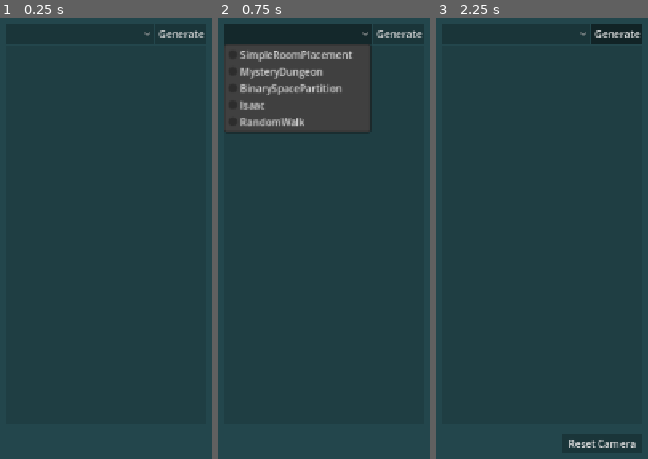
Above: before the commit, frames 1-3 (left to right).
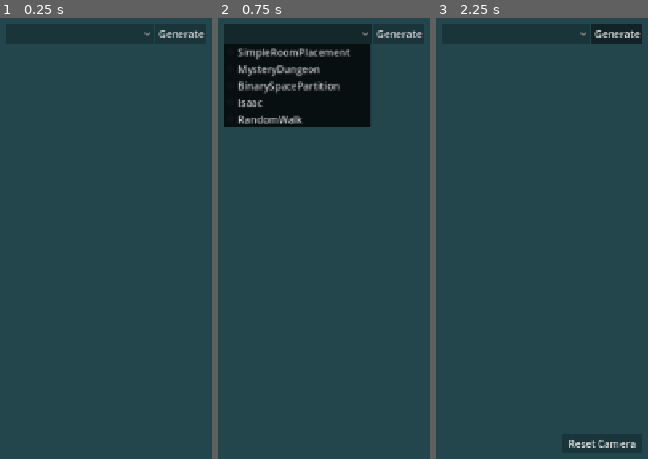
Above: after the commit, the same moments.

Repository: turboshook/ProGenViz
Game: Godot game, scene res://main.tscn
Same seed, same stepped clock (60 frames per second), same inputs: the game is played once before the commit and once after it.
Inputs (mouse positions are in pixels of both pictures, inside the frame that each line leads up to):
- Up to frame 1 (0.25 s): no input
- Up to frame 2 (0.75 s): click (298, 35) at 0.5 s
- Up to frame 3 (2.25 s): click "Generate" at 1.25 s; tap Enter at 2 s; hold D (input_right) from 2.03 s (still down)

The runs differ from the first frame. In frame 2, 13% of the frame differs, in the area x 2-73%, y 5-27%; in frame 3, less than 0.1%.

Commit message:
ui rework

Diff:
--- a/utils/generator_parameter_interface/generator_parameter_interface.gd
+++ b/utils/generator_parameter_interface/generator_parameter_interface.gd
@@ -1,7 +1,7 @@
 extends Control
 class_name GeneratorParameterInterface
 
-@onready var parameter_category_container: VBoxContainer = $PanelContainer/MarginContainer/ParameterCategoryContainer
+@onready var parameter_category_container: VBoxContainer = $ScrollContainer/MarginContainer/ParameterCategoryContainer
 
 var _parameter_callback_store: Dictionary = {}
 
@@ -11,23 +11,28 @@
 	_parameter_callback_store = {}
 
 	for category: GeneratorParameterCategory in param_table.categories:
-		var parameter_container: VBoxContainer = _create_parameter_container(category.name)
-		parameter_category_container.add_child(parameter_container)
+		var category_container: FoldableContainer = _create_category_container(category.name)
+		parameter_category_container.add_child(category_container)
 		for parameter: GeneratorParameterDefinition in category.parameters:
 			if parameter is GeneratorIntParameter:
-				parameter_container.add_child(_create_int_control(parameter))
+				var int_parameter: HBoxContainer = _create_int_control(parameter)
+				category_container.get_child(0).add_child(int_parameter)
 			elif parameter is GeneratorFloatParameter:
-				parameter_container.add_child(_create_float_control(parameter))
+				var float_parameter: HBoxContainer = _create_float_control(parameter)
+				category_container.get_child(0).add_child(float_parameter)
 			elif parameter is GeneratorVector2iParameter:
-				parameter_container.add_child(_create_vector2i_control(parameter))
+				var vector_parameter: VBoxContainer = _create_vector2i_control(parameter)
+				category_container.get_child(0).add_child(vector_parameter)
 
-func _create_parameter_container(category_name: String) -> VBoxContainer:
+func _create_category_container(category_name: String) -> FoldableContainer:
+	var category_container: FoldableContainer = FoldableContainer.new()
 	var parameter_container: VBoxContainer = VBoxContainer.new()
+	category_container.add_child(parameter_container)
 	parameter_container.add_theme_constant_override("separation", 0)
-	var category_label: Label = Label.new()
-	category_label.text = category_name
-	parameter_container.add_child(category_label)
-	return parameter_container
+	category_container.title = category_name
+	category_container.fold()
+	# TODO look into using a foldable group?
+	return category_container
 
 func _create_int_control(parameter: GeneratorIntParameter) -> HBoxContainer:
 	var container: HBoxContainer = HBoxContainer.new()
--- a/utils/generator_parameter_interface/generator_parameter_interface.tscn
+++ b/utils/generator_parameter_interface/generator_parameter_interface.tscn
@@ -8,7 +8,7 @@
 anchor_right = 1.0
 anchor_bottom = 1.0
 offset_right = -1024.0
-offset_bottom = -592.0
+offset_bottom = -80.0
 grow_horizontal = 2
 grow_vertical = 2
 size_flags_horizontal = 3
@@ -16,6 +16,7 @@
 script = ExtResource("1_jp8s0")
 
 [node name="PanelContainer" type="PanelContainer" parent="."]
+visible = false
 layout_mode = 1
 anchors_preset = 15
 anchor_right = 1.0
@@ -38,3 +39,23 @@
 
 [node name="ParameterCategoryContainer" type="VBoxContainer" parent="PanelContainer/MarginContainer"]
 layout_mode = 2
+
+[node name="ScrollContainer" type="ScrollContainer" parent="."]
+layout_mode = 1
+anchors_preset = 15
+anchor_right = 1.0
+anchor_bottom = 1.0
+grow_horizontal = 2
+grow_vertical = 2
+
+[node name="MarginContainer" type="MarginContainer" parent="ScrollContainer"]
+layout_mode = 2
+size_flags_horizontal = 3
+size_flags_vertical = 3
+theme_override_constants/margin_left = 8
+theme_override_constants/margin_top = 8
+theme_override_constants/margin_right = 8
+theme_override_constants/margin_bottom = 8
+
+[node name="ParameterCategoryContainer" type="VBoxContainer" parent="ScrollContainer/MarginContainer"]
+layout_mode = 2
--- a/utils/ui_theme.tres
+++ b/utils/ui_theme.tres
@@ -1,10 +1,17 @@
-[gd_resource type="Theme" load_steps=7 format=3 uid="uid://budipvsn6w6vj"]
+[gd_resource type="Theme" load_steps=10 format=3 uid="uid://budipvsn6w6vj"]
 
 [sub_resource type="StyleBoxFlat" id="StyleBoxFlat_6qfjw"]
 bg_color = Color(0, 0, 0, 0.247059)
 
 [sub_resource type="StyleBoxFlat" id="StyleBoxFlat_ohdkm"]
 bg_color = Color(0, 0, 0, 0.333333)
+
+[sub_resource type="StyleBoxFlat" id="StyleBoxFlat_lelem"]
+content_margin_left = 4.0
+content_margin_top = 4.0
+content_margin_right = 4.0
+content_margin_bottom = 4.0
+bg_color = Color(0, 0, 0, 0.24705882)
 
 [sub_resource type="StyleBoxFlat" id="StyleBoxFlat_1kvt3"]
 bg_color = Color(0, 0, 0, 0.247059)
@@ -18,12 +25,26 @@
 [sub_resource type="StyleBoxFlat" id="StyleBoxFlat_8ojx3"]
 bg_color = Color(0, 0, 0, 0.121569)
 
+[sub_resource type="StyleBoxFlat" id="StyleBoxFlat_78ino"]
+bg_color = Color(0.13725491, 0.27450982, 0.29803923, 1)
+
+[sub_resource type="StyleBoxFlat" id="StyleBoxFlat_k4sfn"]
+bg_color = Color(0, 0, 0, 0.78431374)
+
 [resource]
 Button/styles/focus = SubResource("StyleBoxFlat_6qfjw")
 Button/styles/hover = SubResource("StyleBoxFlat_ohdkm")
 Button/styles/normal = SubResource("StyleBoxFlat_6qfjw")
 Button/styles/pressed = SubResource("StyleBoxFlat_6qfjw")
+FoldableContainer/font_sizes/font_size = 12
+FoldableContainer/styles/panel = SubResource("StyleBoxFlat_lelem")
+FoldableContainer/styles/title_collapsed_hover_panel = SubResource("StyleBoxFlat_lelem")
+FoldableContainer/styles/title_collapsed_panel = SubResource("StyleBoxFlat_lelem")
+FoldableContainer/styles/title_hover_panel = SubResource("StyleBoxFlat_lelem")
+FoldableContainer/styles/title_panel = SubResource("StyleBoxFlat_lelem")
 LineEdit/styles/focus = SubResource("StyleBoxFlat_1kvt3")
 LineEdit/styles/normal = SubResource("StyleBoxFlat_2lhw5")
 Panel/styles/panel = SubResource("StyleBoxFlat_epr4m")
 PanelContainer/styles/panel = SubResource("StyleBoxFlat_8ojx3")
+PopupMenu/styles/hover = SubResource("StyleBoxFlat_78ino")
+PopupMenu/styles/panel = SubResource("StyleBoxFlat_k4sfn")
